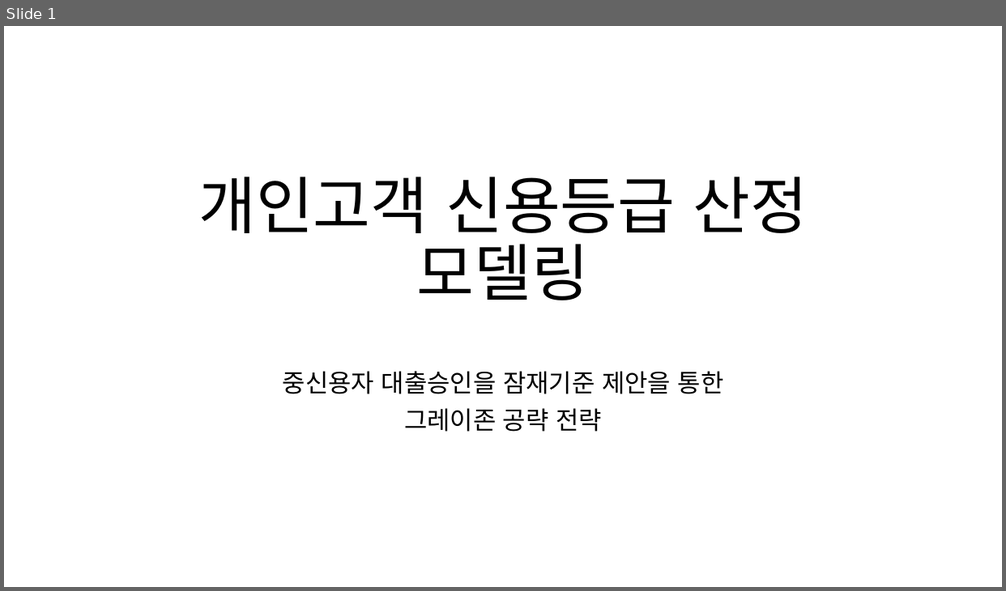
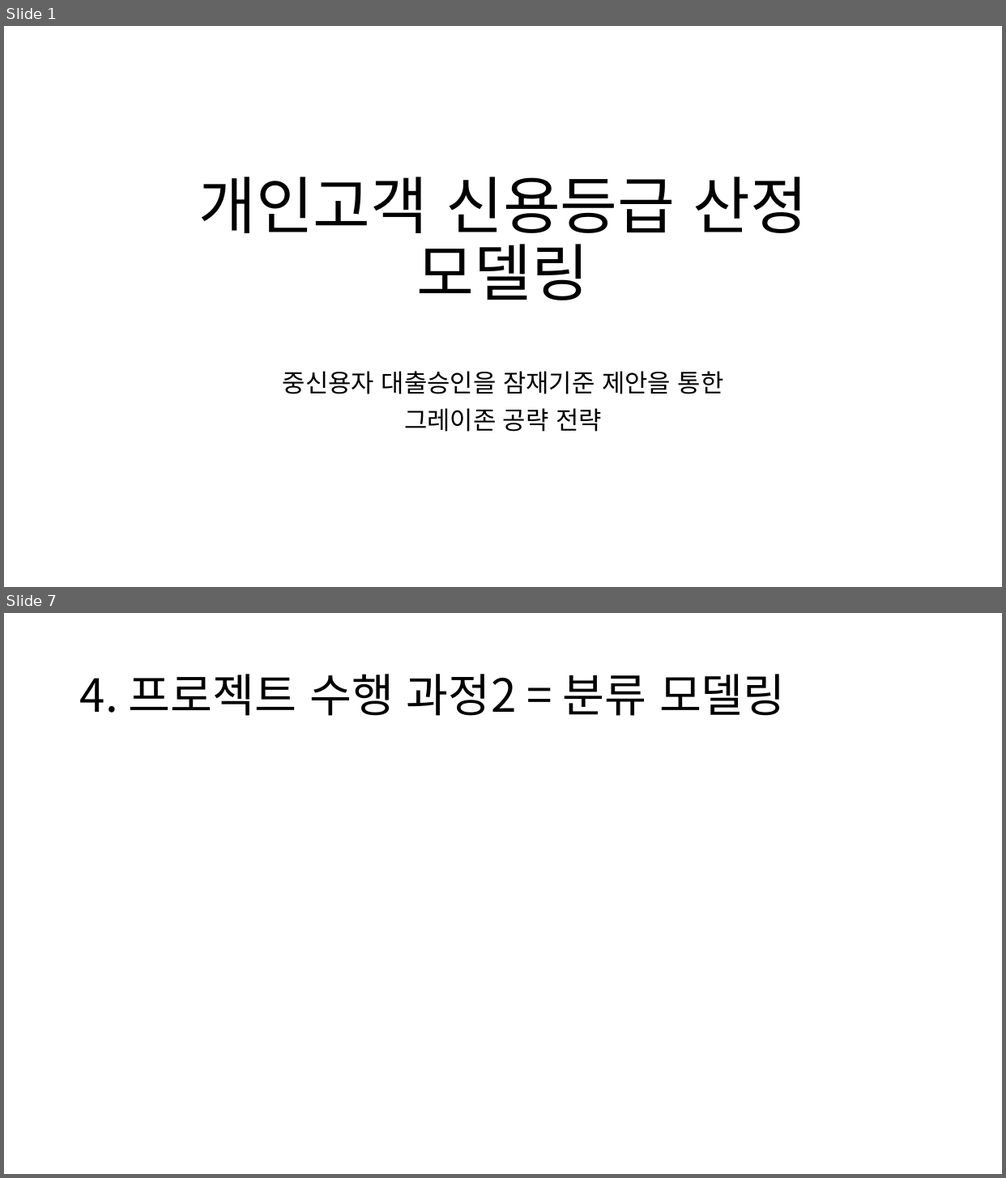
Before and after one commit to HANARONE/dh01, a slide deck: 개인고객 신용등급 산정 모델링.pptx. Shown one above the other, each under a label of ours: slide 1 before the commit, slides 1 and 7 after it; the slides between them are not shown. The pictures are 1006x591 and 1006x1178 pixels, drawn with LibreOffice and Linux fonts; fonts in the diff are those of the drawing. Boxes give left, top, right and bottom in pixels: in the first picture for what was removed or moved away, otherwise in the second. Text is boxed around its words. In the diff, an @@ line names an element or a change of style, - is before the commit and + after.

```diff
--- a/개인고객 신용등급 산정 모델링.pptx
+++ b/개인고객 신용등급 산정 모델링.pptx
@@ slide 7 added at [4, 613, 1002, 1174], background #FFFFFF @@
@@ title added at [80, 674, 786, 716], 44 pt, text #000000 @@
+4. 프로젝트 수행 과정2 = 분류 모델링
```
Also in this commit, not shown: 1 slide changed, 5 other slides added, 2 slides removed.
